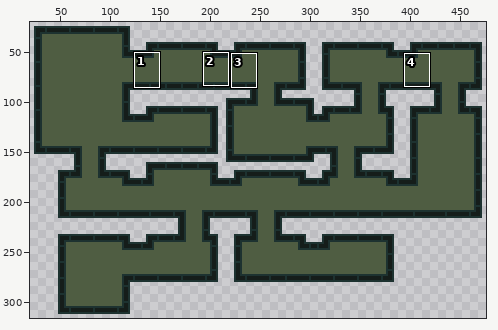
File history of a sprite sheet, Assets/Art/export/submarine_interior.png. The first picture is a wide view before the edit; the outline marks the close-up.
Close-up. Before the edit:
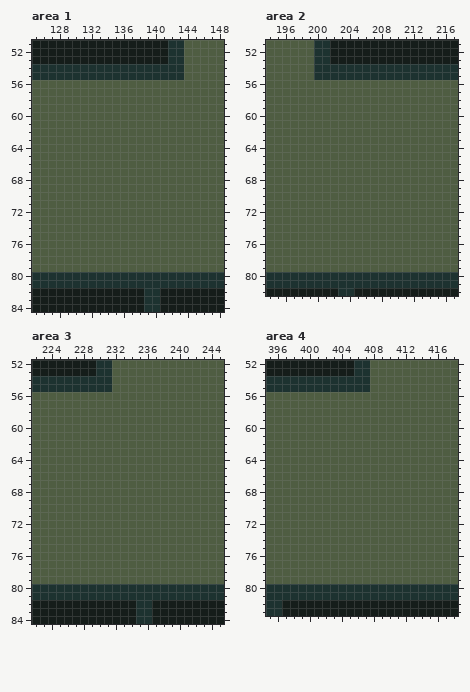
The file is 496x336 pixels. Shown: area 1: x 125..148, y 51..84; area 2: x 194..217, y 51..82; area 3: x 222..245, y 52..84; area 4: x 395..418, y 52..83. The wide view leaves out empty margins. The commit also changed other parts of the picture, which this record leaves out.
Once edited:
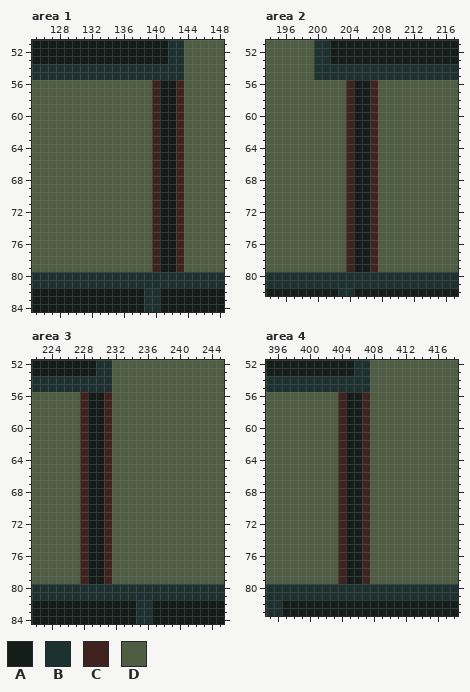
Palette (. is transparent): A #151d1a  B #1d3230  C #40231e  D #4f5d42
Change:
Changed rows in their new state; - is an unchanged pixel.
Area 1:
first column x 140:
56 CAAC
57 CAAC
58 CAAC
59 CAAC
60 CAAC
61 CAAC
62 CAAC
63 CAAC
64 CAAC
65 CAAC
66 CAAC
67 CAAC
68 CAAC
69 CAAC
70 CAAC
71 CAAC
72 CAAC
73 CAAC
74 CAAC
75 CAAC
76 CAAC
77 CAAC
78 CAAC
79 CAAC
Area 2:
first column x 204:
56 CAAC
57 CAAC
58 CAAC
59 CAAC
60 CAAC
61 CAAC
62 CAAC
63 CAAC
64 CAAC
65 CAAC
66 CAAC
67 CAAC
68 CAAC
69 CAAC
70 CAAC
71 CAAC
72 CAAC
73 CAAC
74 CAAC
75 CAAC
76 CAAC
77 CAAC
78 CAAC
79 CAAC
Area 3:
first column x 228:
56 CAAC
57 CAAC
58 CAAC
59 CAAC
60 CAAC
61 CAAC
62 CAAC
63 CAAC
64 CAAC
65 CAAC
66 CAAC
67 CAAC
68 CAAC
69 CAAC
70 CAAC
71 CAAC
72 CAAC
73 CAAC
74 CAAC
75 CAAC
76 CAAC
77 CAAC
78 CAAC
79 CAAC
Area 4:
first column x 404:
56 CAAC
57 CAAC
58 CAAC
59 CAAC
60 CAAC
61 CAAC
62 CAAC
63 CAAC
64 CAAC
65 CAAC
66 CAAC
67 CAAC
68 CAAC
69 CAAC
70 CAAC
71 CAAC
72 CAAC
73 CAAC
74 CAAC
75 CAAC
76 CAAC
77 CAAC
78 CAAC
79 CAAC
Where, in picture pixels (left, top, right, bottom), the same in both close-ups:
changed: (152, 80, 184, 272)
changed: (346, 80, 378, 272)
changed: (80, 392, 112, 584)
changed: (338, 392, 370, 584)
